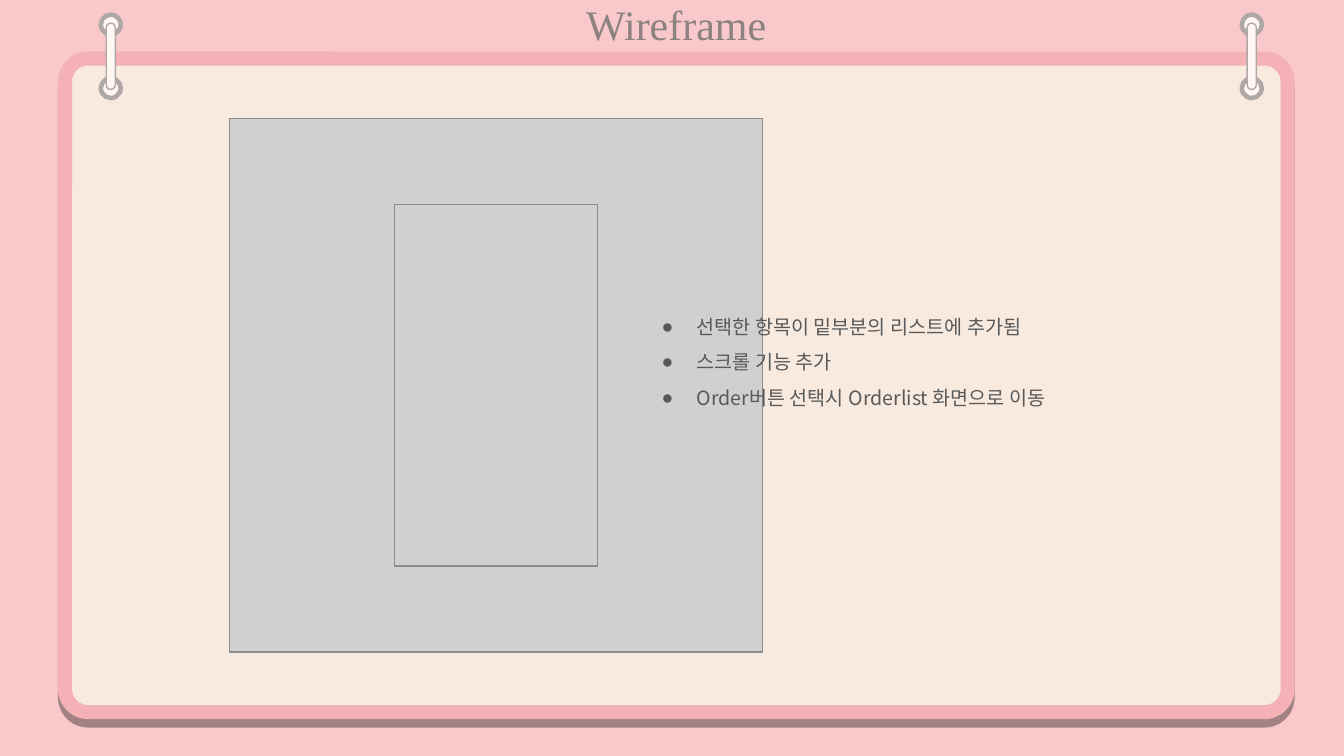
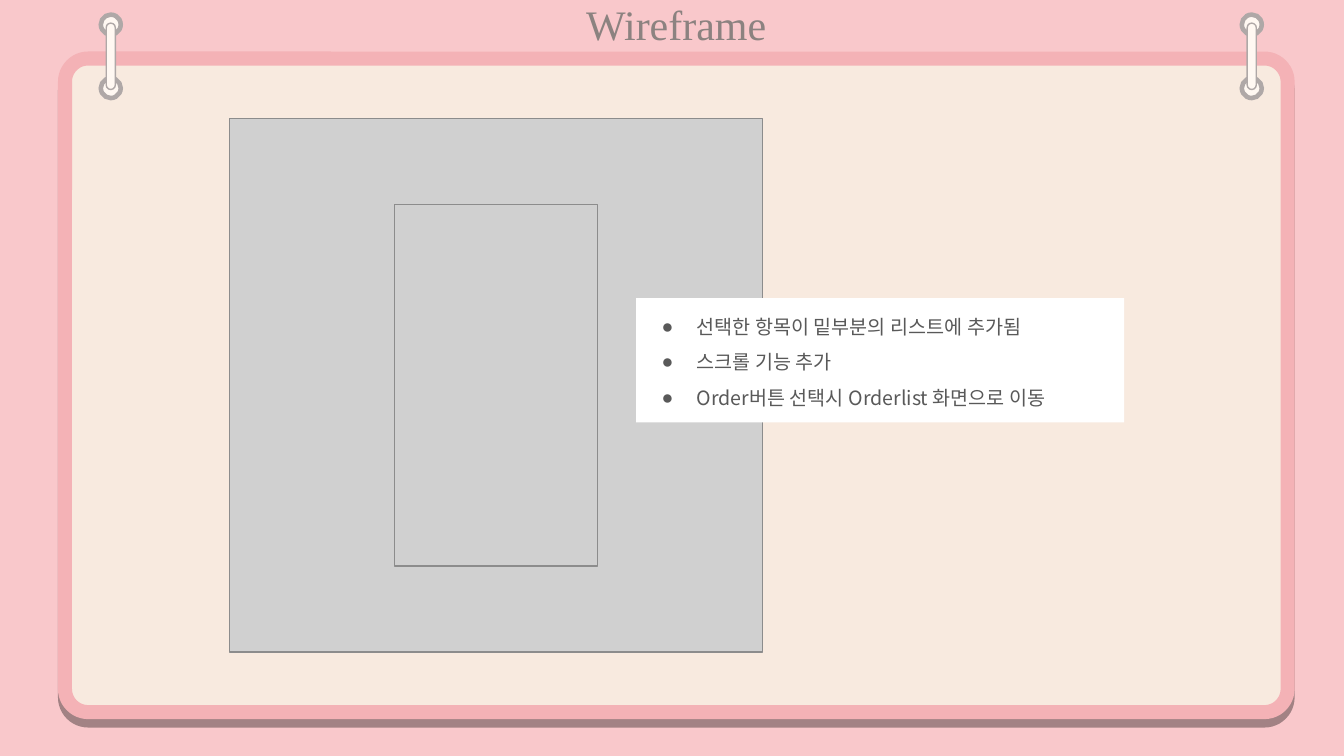
Before and after one commit to yun1112/UI_UX_teamproject, a slide deck: slide 6 of documents/발표 ppt/B-tuur-park.pptx. Drawn at 1344x756 pixels with LibreOffice and Linux fonts; fonts in the diff are those of the drawing; grey boxes stand for pictures. Boxes give left, top, right and bottom in pixels: in the first picture for what was removed or moved away, otherwise in the second. Text is boxed around its words. In the diff, an @@ line names an element or a change of style, - is before the commit and + after.

```diff
--- a/documents/발표 ppt/B-tuur-park.pptx
+++ b/documents/발표 ppt/B-tuur-park.pptx
@@ rectangle "선택한 항목이 밑부분의 리스트에 추가됨": place and size @@
-rectangle "선택한 항목이 밑부분의 리스트에 추가됨" at <box>697,314,1045,410</box>
+rectangle "선택한 항목이 밑부분의 리스트에 추가됨" at <box>636,298,1124,422</box>
@@ rectangle "선택한 항목이 밑부분의 리스트에 추가됨" at <box>636,298,1124,422</box>: fill none to #FFFFFF @@
```
Also in this commit, not shown: 6 other slides changed.
